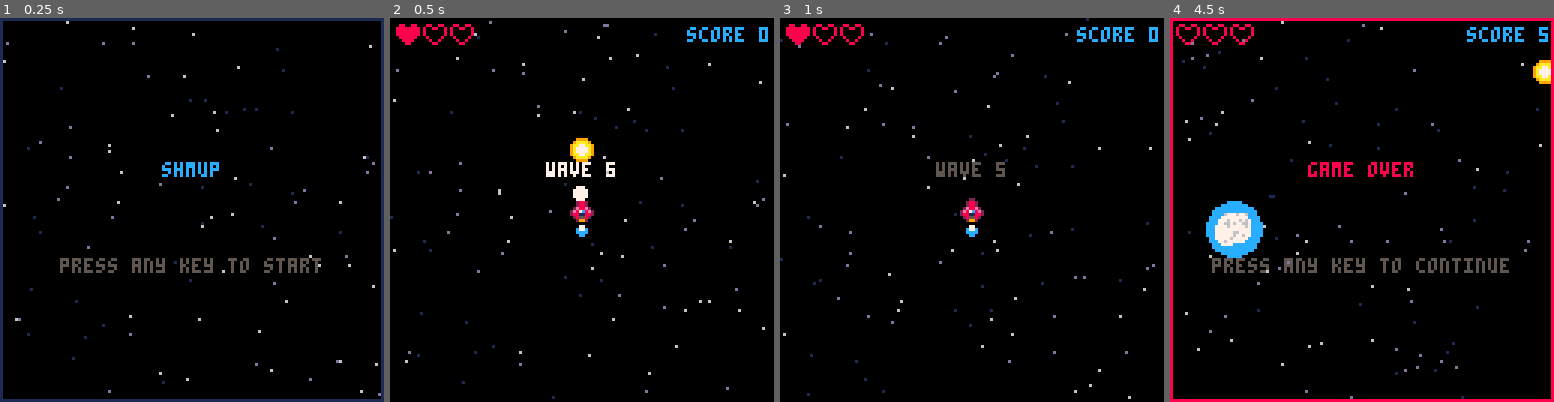
Above: before the commit, frames 1-4 (left to right).
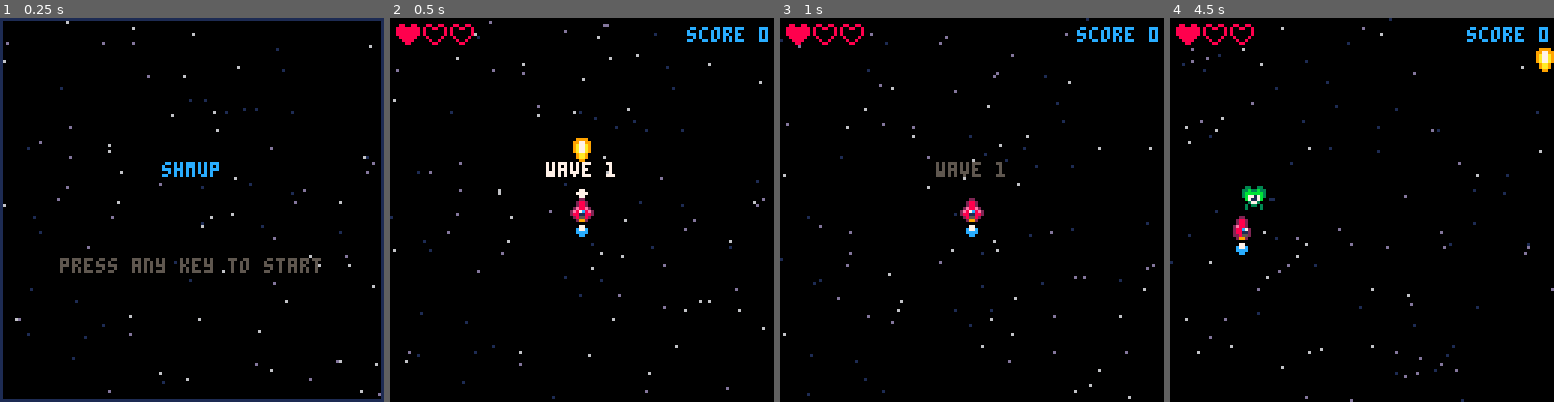
Above: after the commit, the same moments.

Repository: salty-max/shmup
Game: PICO-8 cartridge shmup.p8
The game is run twice, just before and just after one commit, with the same random seed, the same clock (stepped at 60 frames per second) and the same inputs.
Inputs:
- Up to frame 1 (0.25 s): no input
- Up to frame 2 (0.5 s): tap X (X key) at 0.33 s
- Up to frame 3 (1 s): tap O (Z key) at 0.7 s
- Up to frame 4 (4.5 s): tap X (X key) at 1.07, 1.85, 2.97, 4.08 s; hold Right 1.6-2.1 s; tap O (Z key) every 0.4 s from 1.7 to 4.1 s; hold Up 2.15-2.42 s; hold Right 2.47-3.03 s; hold Left 3.08-3.58 s; hold Down 3.63-3.97 s; hold Right from 4.02 s (still down)

Frame 1 is identical in both runs. In frame 2, 0.3% of the frame differs, in the area x 46-59%, y 32-48%; in frame 3, less than 0.1%; in frame 4, 8.3%, in the area x 0-100%, y 0-100%.

Commit message:
slimer bullets + centered muzzle flash

Diff:
--- a/shmup.p8
+++ b/shmup.p8
@@ -20,7 +20,7 @@
 
 function start_game()
 	t = 0
-	wave = 4
+	wave = 0
 
 	next_wave()
 
@@ -94,6 +94,8 @@
 	local b = create_entity(x, y)
 	b.spd = 4
 	b.spr = 16
+	b.w = 6
+	b.h = 6
 	add(bullets, b)
 end
 
@@ -352,9 +354,9 @@
 	-- shoot
 	if btn(5) then
 		if shoot_cd <= 0 then
-			spawn_bullet(player.x, player.y - 4)
+			spawn_bullet(player.x + 1, player.y - 4)
 			sfx(0)
-			muzzle = 6
+			muzzle = 5
 			shoot_cd = fire_rate
 		end
 	end
@@ -544,6 +546,7 @@
 
 	if muzzle > 0 then
 		circfill(player.x + 3, player.y - 2, muzzle, 7)
+		circfill(player.x + 4, player.y - 2, muzzle, 7)
 	end
 
 	draw_shwaves()
@@ -724,14 +727,14 @@
 007007000211882028811882028811200000000000000000000cc000000000000000000000000000000000000000000000000000008008000088880000000000
 00000000025582200285582002285520000000000000000000000000000000000000000000000000000000000000000000000000000880000008800000000000
 00000000002992000029920000299200000000000000000000000000000000000000000000000000000000000000000000000000000000000000000000000000
-00999900000000000000000000000000000000000000000000000000000000000000000000000000000000000000000000000000000000000000000000000000
-09aaaa90000000000000000000000000000000000000000000000000000000000000000000000000000000000000000000000000000000000000000000000000
-9aa77aa9000000000000000000000000000000000000000000000000000000000000000000000000000000000000000000000000000000000000000000000000
-9a7777a9000000000000000000000000000000000000000000000000000000000000000000000000000000000000000000000000000000000000000000000000
-9a7777a9000000000000000000000000000000000000000000000000000000000000000000000000000000000000000000000000000000000000000000000000
-9aa77aa9000000000000000000000000000000000000000000000000000000000000000000000000000000000000000000000000000000000000000000000000
-09aaaa90000000000000000000000000000000000000000000000000000000000000000000000000000000000000000000000000000000000000000000000000
-00999900000000000000000000000000000000000000000000000000000000000000000000000000000000000000000000000000000000000000000000000000
+09999000009999000000000000000000000000000000000000000000000000000000000000000000000000000000000000000000000000000000000000000000
+9977990009aaaa900000000000000000000000000000000000000000000000000000000000000000000000000000000000000000000000000000000000000000
+9a77a9009aa77aa90000000000000000000000000000000000000000000000000000000000000000000000000000000000000000000000000000000000000000
+9a77a9009a7777a90000000000000000000000000000000000000000000000000000000000000000000000000000000000000000000000000000000000000000
+9a77a9009a7777a90000000000000000000000000000000000000000000000000000000000000000000000000000000000000000000000000000000000000000
+09aa90009aa77aa90000000000000000000000000000000000000000000000000000000000000000000000000000000000000000000000000000000000000000
+09aa900009aaaa900000000000000000000000000000000000000000000000000000000000000000000000000000000000000000000000000000000000000000
+00990000009999000000000000000000000000000000000000000000000000000000000000000000000000000000000000000000000000000000000000000000
 00000000000000000000000000000000000000000000000000000000000000000000000000000000000000000000000000000000000000000000000000000000
 00000000000000000000000000000000000000000000000000000000000000000000000000000000000000000000000000000000000000000000000000000000
 00000000000000000000000000000000000000000000000000000000000000000000000000000000000000000000000000000000000000000000000000000000
